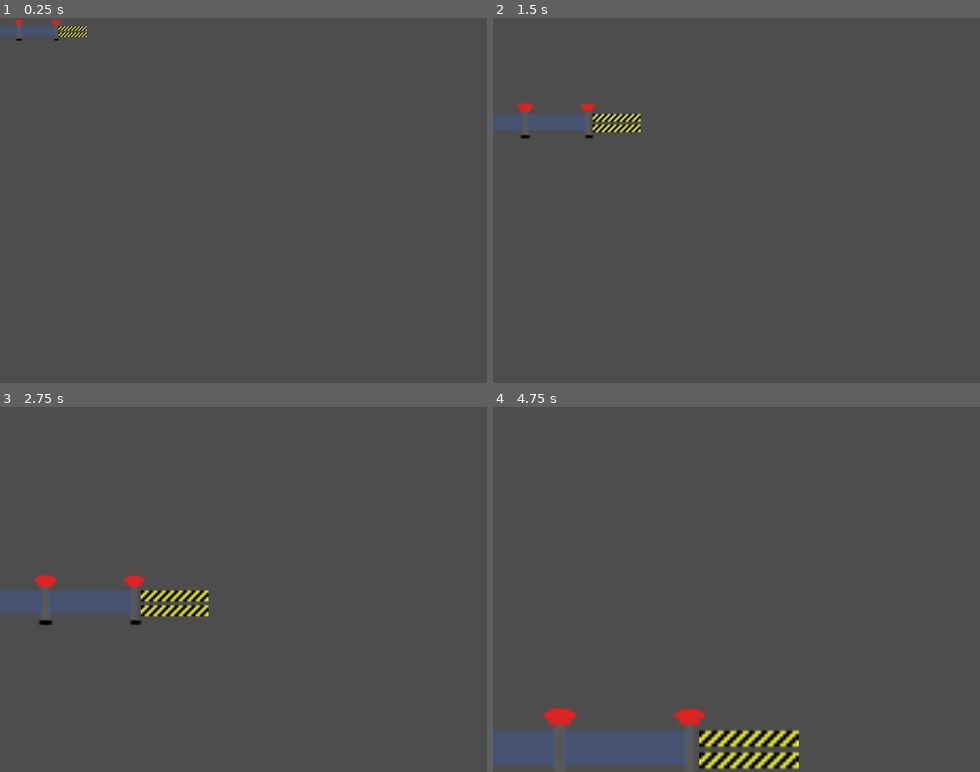
Above: before the commit, frames 1-4 (two rows, left to right).
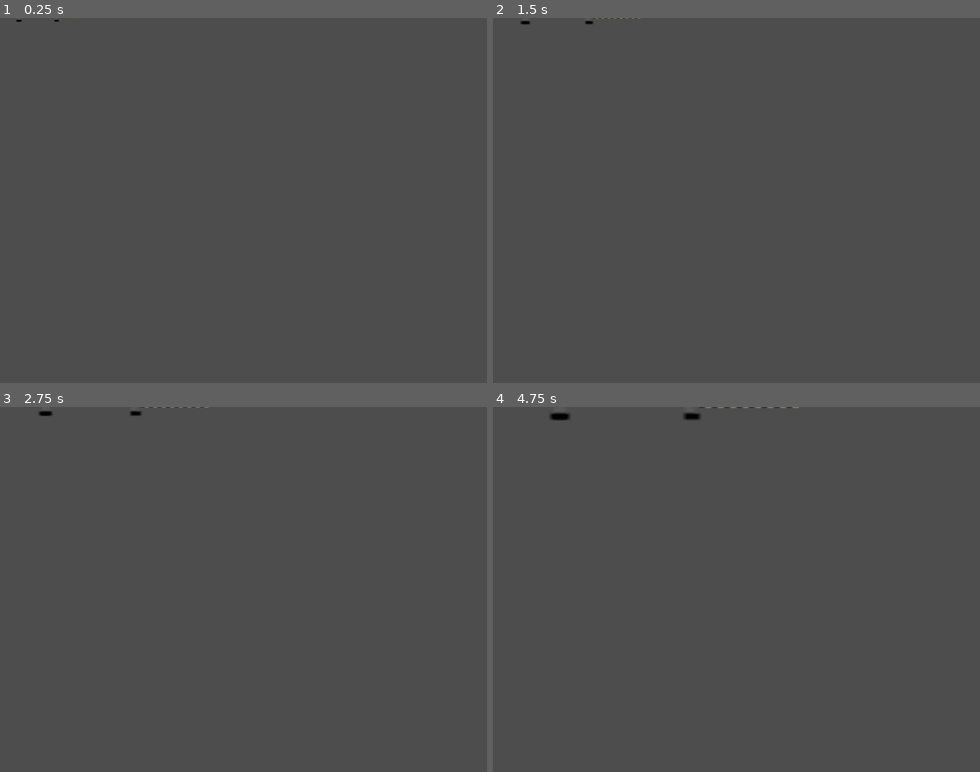
Above: after the commit, the same moments.

Repository: Jahavsuna/gamejam25
Game: Godot game, scene res://scenes/LoopLine.tscn
Two runs of this game, one before a commit and one after it. Both use one fixed random seed, a clock stepped at 60 frames per second and the inputs below. This scene is started directly instead of the project's main scene.
Inputs:
- Up to frame 1 (0.25 s): no input
- Up to frame 2 (1.5 s): tap Enter at 0.5 s; hold Right (ui_right) 0.53-1.28 s; hold Down (ui_down) from 1.28 s (still down)
- Up to frame 3 (2.75 s): release Down (ui_down) at 2.03 s; hold Right (ui_right) from 2.03 s (still down)
- Up to frame 4 (4.75 s): release Right (ui_right) at 2.78 s; hold Up (ui_up) 2.78-3.53 s; hold Left (ui_left) from 3.53 s (still down)

The runs differ from the first frame. In frame 1, 0.5% of the frame differs, in the area x 0-18%, y 0-7%; in frame 2, 1.4%; in frame 3, 2.9%; in frame 4, 6.0%, in the area x 0-63%, y 0-100%.
Error before the commit: Invalid access to property or key 'position' on a base object of type 'Nil'. (res://scenes/loop_line.gd:14)
Error after the commit: Invalid access to property or key 'player_track_v' on a base object of type 'Nil'. (res://scripts/game_globals.gd:66)

Commit message:
Player velocity is now stored in player and accessed via function

Diff:
--- a/scenes/finish_line.gd
+++ b/scenes/finish_line.gd
@@ -2,7 +2,7 @@
 class_name FinishLine
 
 func _process(delta: float) -> void:
-	var speed = GameGlobals.track_speed
+	var speed = GameGlobals.get_player_track_velocity()
 	self.position.y += speed * delta
 	if self.position.y < GameGlobals.horizon_y: return
 	self.visible = true
--- a/scenes/gate_obstacle.gd
+++ b/scenes/gate_obstacle.gd
@@ -2,7 +2,7 @@
 
 func _calc_position_offset(delta: float) -> Vector2:
 	# Get y-offset
-	var track_speed = GameGlobals.track_speed
+	var track_speed = GameGlobals.get_player_track_velocity()
 	var y_offset = track_speed * delta
 	var projective_x_offset = y_offset * tan(GameGlobals.VISION_ANGLE_RAD)
 
--- a/scenes/loop_line.gd
+++ b/scenes/loop_line.gd
@@ -5,7 +5,7 @@
 
 func _process(delta: float) -> void:
 	# Update position
-	var speed = GameGlobals.track_speed
+	var speed = GameGlobals.get_player_track_velocity()
 	self.position.y += speed * delta
 	if self.position.y < GameGlobals.horizon_y: return
 	self.visible = true
--- a/scripts/game_globals.gd
+++ b/scripts/game_globals.gd
@@ -9,7 +9,7 @@
 const TRACK_PER_SCREEN: float = 10.0
 const VISION_ANGLE_RAD: float = 25 * 3.14 / 180
 
-var track_speed: float = 100
+#var track_speed: float = 100
 var scale_rate: float = 1.3
 var player_node: PlayerNode = null
 var monster_node: MonsterNode = null
@@ -60,6 +60,11 @@
 		push_error("Attempted to get player track_coord, but player doesn't exist.")
 	return player_node.get_child(0).position
 
+func get_player_track_velocity() -> float:
+	if player_node == null:
+		push_error("Attempted to get player track_v, but player doesn't exist.")
+	return player_node.player_track_v
+
 func register_track(track: Node2D) -> void:
 	if track_node != null:
 		push_warning("A track node is already registered. Overwriting.")
--- a/scripts/monster.gd
+++ b/scripts/monster.gd
@@ -8,7 +8,7 @@
 
 func _ready() -> void:
 	# This means the monster ALMOST gets you if you play perfectly. Need to adjust based on track
-	track_speed = GameGlobals.track_speed * 1.01
+	track_speed = GameGlobals.get_player_track_velocity()
 	track_coordinate = -INITIAL_GAP
 	GameGlobals.register_monster(self)
 
--- a/scripts/player.gd
+++ b/scripts/player.gd
@@ -1,7 +1,11 @@
 extends Node2D
 class_name PlayerNode
 
-var player_v:float = 60
+const STANDARD_TRACK_V: float = 100
+const SLOW_TRACK_V: float = 60
+
+var player_v: float = 60
+var player_track_v: float = STANDARD_TRACK_V
 var track_coordinate: float = 0
 var direction:Vector2 = Vector2.ZERO
 
@@ -10,7 +14,8 @@
 	print("Player initialized")
 
 func _physics_process(delta: float) -> void:
-	track_coordinate += GameGlobals.track_speed * delta
+	track_coordinate += GameGlobals.get_player_track_velocity() * delta
+
 
 func _process(_delta: float):
 	direction = Vector2.ZERO
@@ -20,9 +25,9 @@
 	if Input.is_action_pressed("ui_right"):
 		self.direction.x += player_v
 
-	self.direction.y += GameGlobals.track_speed
+	self.direction.y += GameGlobals.get_player_track_velocity()
 	if GameGlobals.DEBUG:
 		if Input.is_action_pressed("ui_up"):
-			self.direction.y -= GameGlobals.track_speed + player_v
+			self.direction.y -= GameGlobals.get_player_track_velocity() + player_v
 		if Input.is_action_pressed("ui_down"):
 			self.direction.y += player_v
--- a/scripts/track_section_manager.gd
+++ b/scripts/track_section_manager.gd
@@ -135,7 +135,7 @@
 	if not GameGlobals.is_screen_size_ready: return
 
 	# Get player data and advance segment if needed
-	var translation_speed = GameGlobals.track_speed
+	var translation_speed = GameGlobals.get_player_track_velocity()
 	var start_coordinate = GameGlobals.get_player_track_coordinate()
 	if start_coordinate > segment_ends[active_segment]:
 		print("Segment advanced!")
